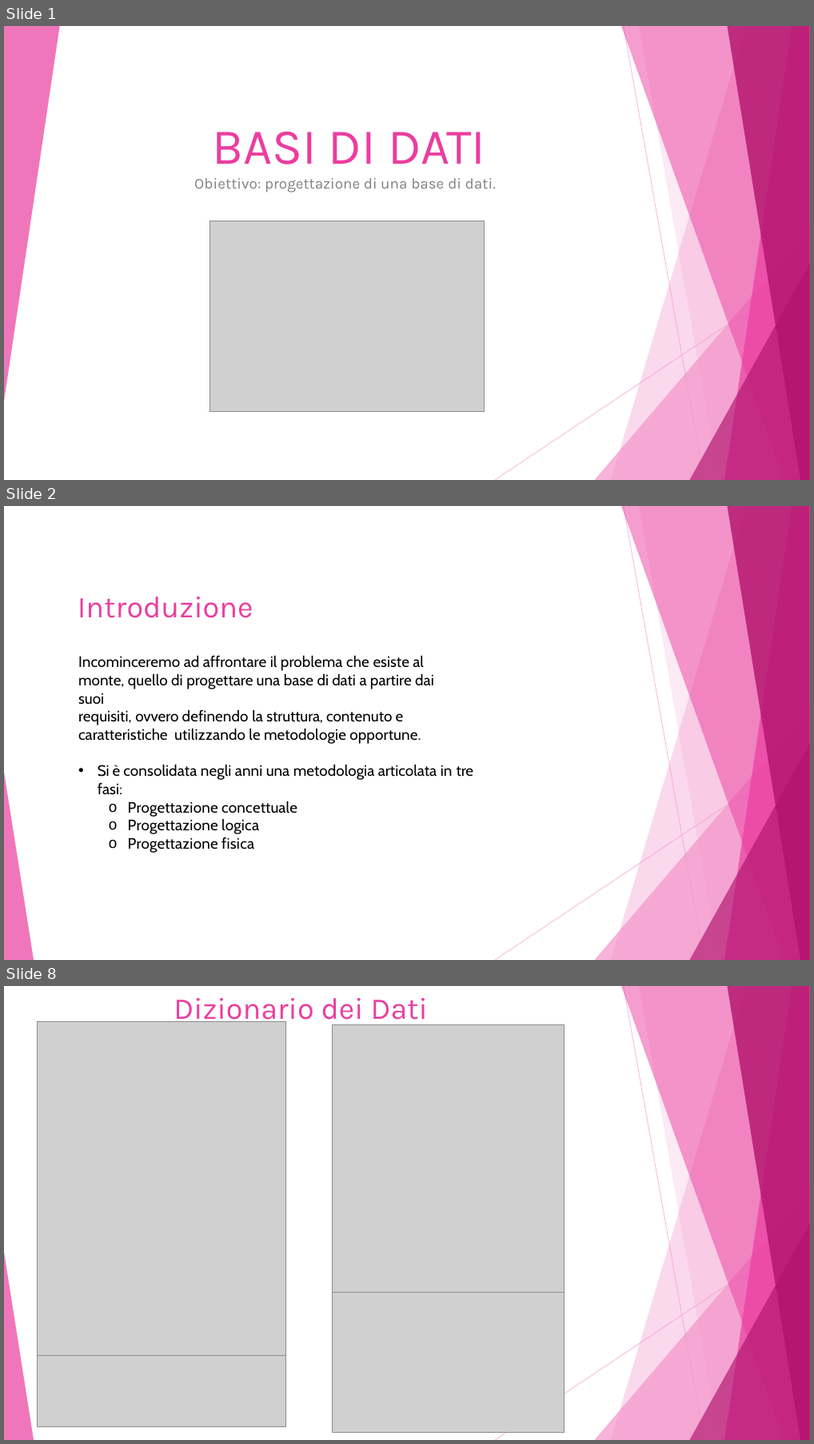
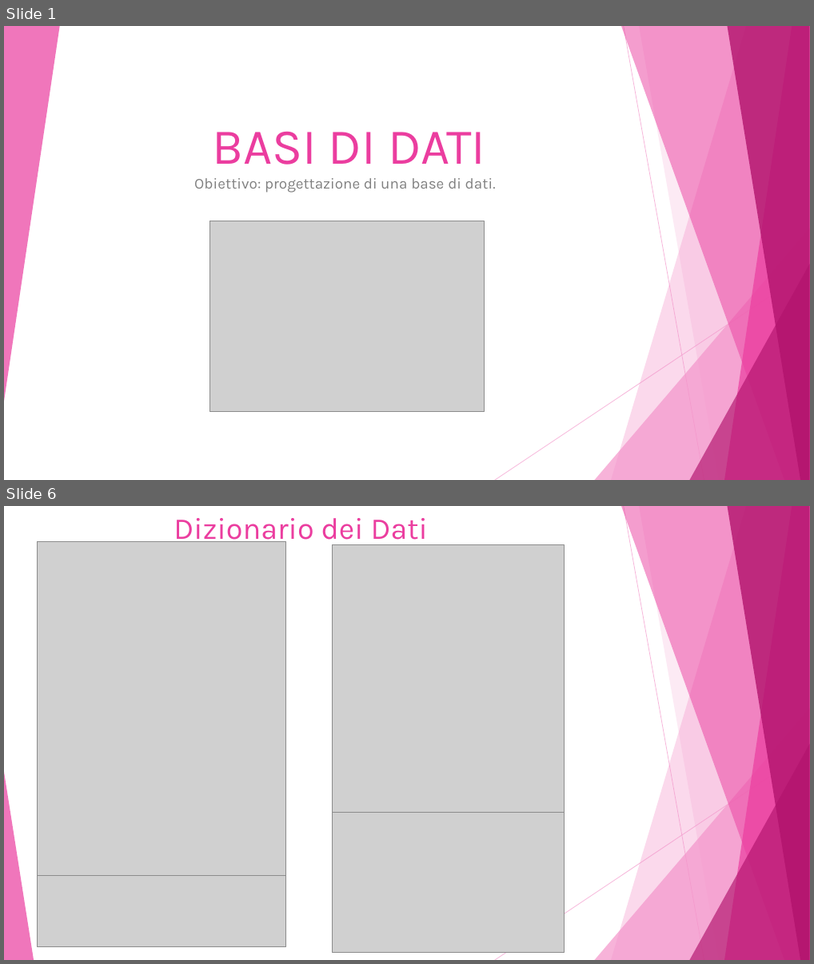
Before and after one commit to Damiana-Arangio/database-biblioteca, a slide deck: docs/presentazione.pptx. Shown one above the other, each under a label of ours: slides 1, 2 and 8 before the commit, slides 1 and 6 after it; the slides between them are not shown. The pictures are 814x1444 and 814x964 pixels, drawn with LibreOffice and Linux fonts; fonts in the diff are those of the drawing; grey boxes stand for pictures. Boxes give left, top, right and bottom in pixels: in the first picture for what was removed or moved away, otherwise in the second. Text is boxed around its words. In the diff, an @@ line names an element or a change of style, - is before the commit and + after.

```diff
--- a/docs/presentazione.pptx
+++ b/docs/presentazione.pptx
@@ slide 2 removed at <box>4,506,810,960</box>, background #FFFFFF; not listed: 10 template elements that a slide beside it also shows @@
@@ title removed at <box>78,596,254,618</box> @@
-Introduzione
@@ text removed at <box>78,655,474,816</box> @@
-Incominceremo ad affrontare il problema che esiste al monte, quello di progettare una base di dati a partire dai suoi
-requisiti, ovvero definendo la struttura, contenuto e caratteristiche utilizzando le metodologie opportune.
-• Si è consolidata negli anni una metodologia articolata in tre fasi:
-  o Progettazione concettuale
-  o Progettazione logica
-  o Progettazione fisica
@@ what was slide 8 is now slide 6 @@
```
Also in this commit, not shown: 10 slides changed.
